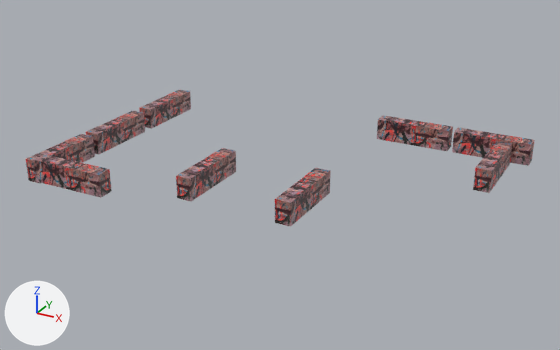
A saved change to the OBJ model data/decor3.obj.
Both versions are drawn from a camera (50 mm lens) standing at (34055.0, -67379.0, 27898.0) and looking at (954.0, -7196.0, -2194.0). Lighting does not change. The marker at lower left points along +X, +Y and +Z. Where no turn or scale is listed for an object, it has been applied to the vertices.
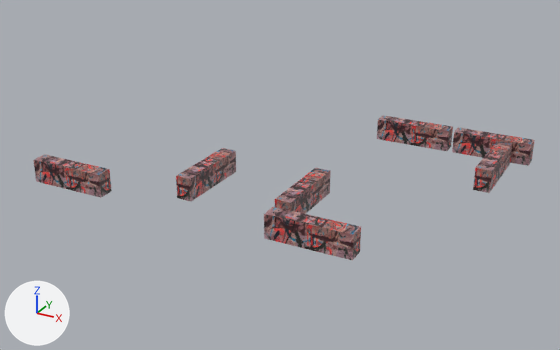
Pixel boxes (x1, y1, x2, y2) of what changed, in the pictures (560 x 350 px):
```json
{"object": "Cube.033", "change": "added", "after": [264, 207, 361, 261], "on screen": "brown"}
{"object": "Cube.041", "change": "deleted", "before": [86, 111, 145, 154], "on screen": "brown"}
{"object": "Cube.040", "change": "deleted", "before": [26, 134, 95, 183], "on screen": "brown"}
{"object": "Cube.042", "change": "deleted", "before": [139, 90, 191, 129], "on screen": "brown"}
```

Edits to the scene script, one JSON object a line:
```json
{"op": "add", "block": "me_cube_033", "code": ["me_cube_033 = bpy.data.meshes.new('Cube.033')", "me_cube_033.from_pydata(...)  # 12 vertices, 10 faces; spans x 6312.0..13989.0, y -19610.0..-17927.0, z -1864.0..344.0", "me_cube_033.materials.append(mat_matériau_003)  # picture img_brick003r_bmp"]}
{"op": "remove", "block": "ob_cube_040", "code": ["ob_cube_040 = bpy.data.objects.new('Cube.040', me_cube_040)", "ob_cube_040.location = (0.0, 0.0, 0.0)"]}
{"op": "remove", "block": "ob_cube_041", "code": ["ob_cube_041 = bpy.data.objects.new('Cube.041', me_cube_041)", "ob_cube_041.location = (0.0, 0.0, 0.0)"]}
{"op": "remove", "block": "ob_cube_042", "code": ["ob_cube_042 = bpy.data.objects.new('Cube.042', me_cube_042)", "ob_cube_042.location = (0.0, 0.0, 0.0)"]}
{"op": "add", "block": "ob_cube_033", "code": ["ob_cube_033 = bpy.data.objects.new('Cube.033', me_cube_033)", "ob_cube_033.location = (0.0, 0.0, 0.0)"]}
```
